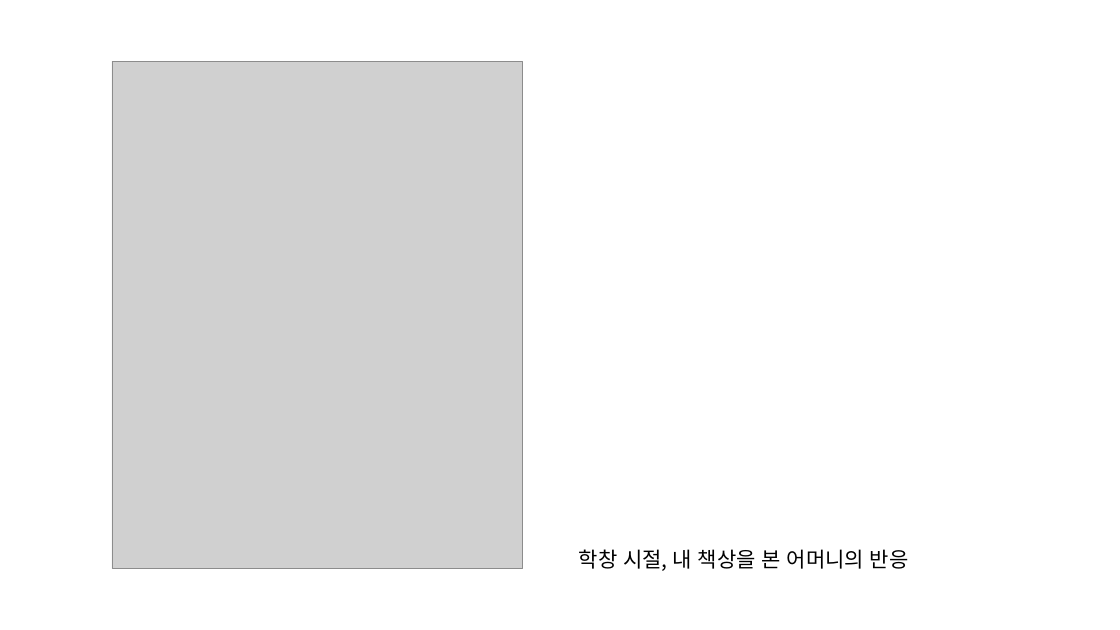
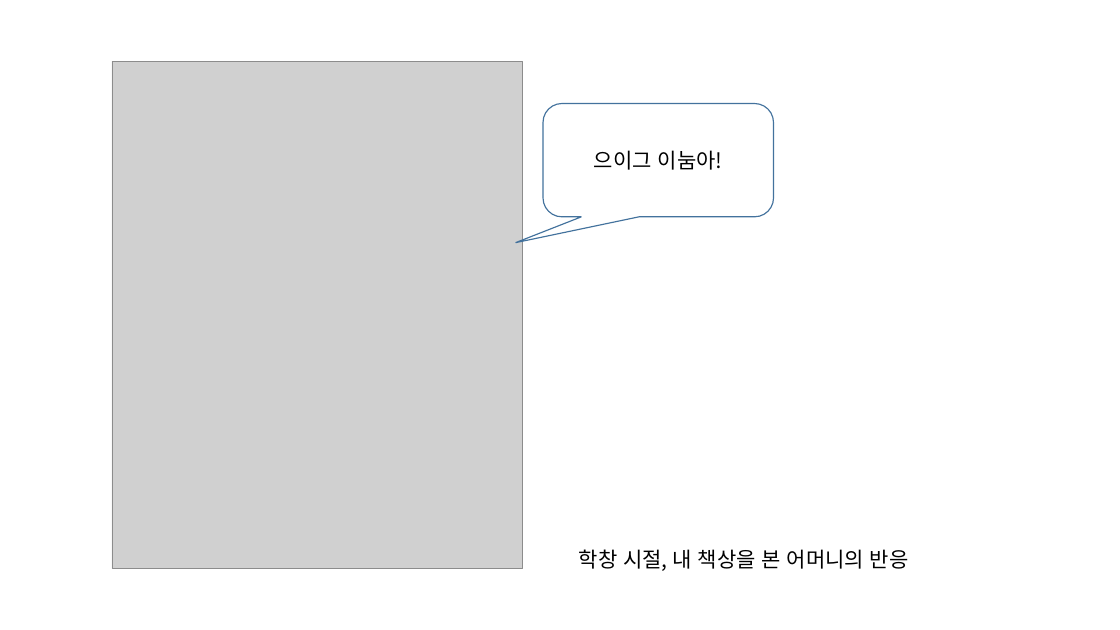
Before and after one commit to hnanmal/mQ, a slide deck: slide 16 of DynamoUserGroup/20221118_부산 세미나 준비/documentum/DynDict활용_발표자료.pptx. Drawn at 1120x630 pixels with LibreOffice and Linux fonts; fonts in the diff are those of the drawing; grey boxes stand for pictures. Boxes give left, top, right and bottom in pixels: in the first picture for what was removed or moved away, otherwise in the second. Text is boxed around its words. In the diff, an @@ line names an element or a change of style, - is before the commit and + after.

```diff
--- a/DynamoUserGroup/20221118_부산 세미나 준비/documentum/DynDict활용_발표자료.pptx
+++ b/DynamoUserGroup/20221118_부산 세미나 준비/documentum/DynDict활용_발표자료.pptx
@@ rounded speech box added at bbox=[544, 103, 774, 217], outline #43739E 1 pt, 18 pt, text #000000 @@
+으이그 이눔아!
```
